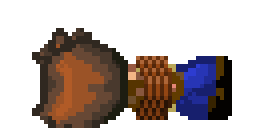
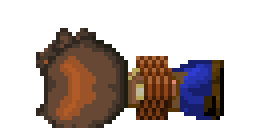
The second (256, 128) image is a revision of the first. Changes to its layers:
painted on "F4 (150ms) (replace)" over (32, 36, 232, 128)
painted on "F3 (150ms) (replace)" over (36, 48, 232, 128)
painted on "F2 (150ms) (replace)" over (32, 28, 232, 128)
painted on "F1 (150ms) (replace)" over (36, 48, 232, 128)
